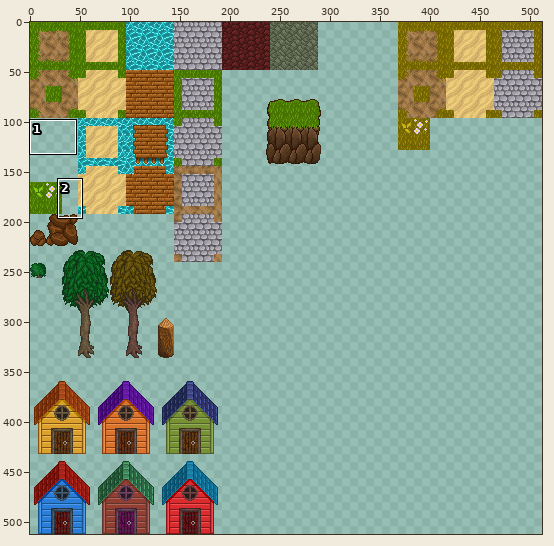
Sprite sheet -- assets/tilesets/Tileset.png. The picture above shows the old version from afar; the outline marks the close-up.
Close-up. Earlier state:
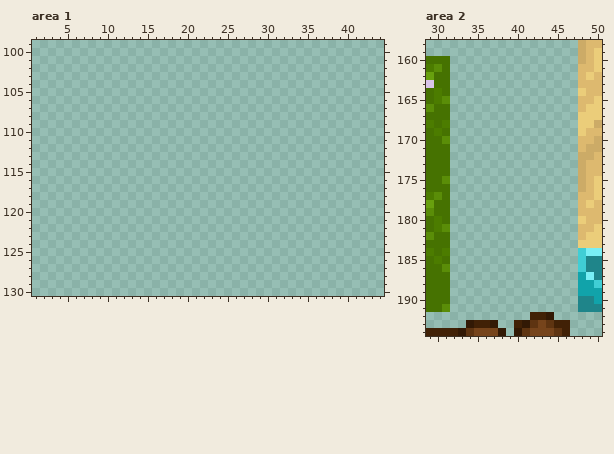
The file is 512x512 pixels. Pixels under 10% opacity are left out. Colours within 5 levels of each other are drawn and written as one. Shown: area 1: x 1..44, y 99..130; area 2: x 29..50, y 158..194. The commit also changed other parts of the picture, which this record leaves out.
And afterwards:
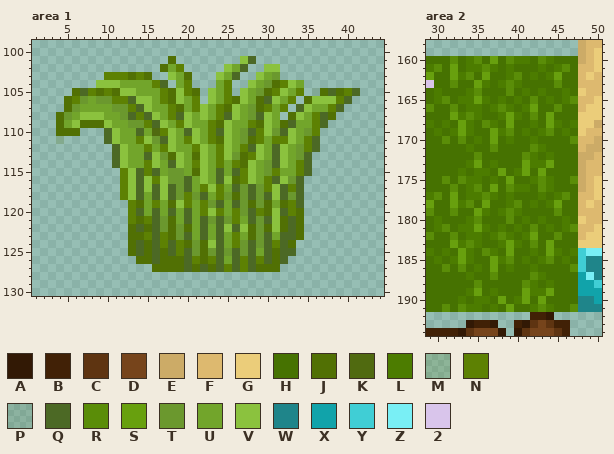
Palette (. is transparent): A #321905  B #412106  C #5e3411  D #76441b  E #ccab67  F #ddb96f  G #ebcd7a  H #467201  J #517004  K #506a10  L #4c7c00  M #5d810328  N #5d8103  P #4c692523  Q #4c6925  R #5a8d08  S #68a00e  T #6b982e  U #72a52b  V #8bc23e  W #1f858a  X #11a3aa  Y #40ced5  Z #79eff5  2 #d9c5eb
From old to new:
--- area 1
@@ x 1..44 @@
 100 ............................................
-101 ............................................
-102 ............................................
-103 ............................................
-104 ............................................
-105 ............................................
-106 ............................................
-107 ............................................
-108 ............................................
-109 ............................................
-110 ............................................
-111 ............................................
-112 ............................................
-113 ............................................
-114 ............................................
-115 ............................................
-116 ............................................
-117 ............................................
-118 ............................................
-119 ............................................
-120 ............................................
-121 ............................................
-122 ............................................
-123 ............................................
-124 ............................................
-125 ............................................
-126 ............................................
-127 ............................................
+101 .................J........VQ................
+102 ................JUN.....VUQ..VV.............
+103 .........NNNJNJ..VUJ...VUQ..VUT.............
+104 ........VVVUUUUNQ.UN...UN..VUTJNVU..........
+105 .....JQNJNJVVUUUNJVNJ.VUN.VUTJNVUN.PJQJNQ...
+106 ....JNTUTTNNQVVUNJVUN.VUNJVUJQVUN.JVVVNQ....
+107 ....JTUUUUTTNQVUUNJUNVUNJVUTJNUN.QVUUNQ.....
+108 ...JTUVVVUUTQNQVUNQVUVUNQVUTQVU.JVUNQJ......
+109 ...JUVJJJVUUTTNQVUNVUUNJVUUNJVUJQUUNQ.......
+110 ...JJJ...QVUUQUKNVUQVUNQVUTQNVTQVUTN........
+111 ...M.....QVUUNVTQVUNVUNJVUTJNUNNVUNQ........
+112 ..........QVUUNUNVUUNVUNVUNQVUQVUTNQ........
+113 ..........QVUUQVTJVUJVUNVTJNVUQVUTQ.........
+114 ..........QVUUNVUQVUNVUNUNJVUTQVUNQ.........
+115 ...........NVQNQUTTUJVUQUQNVUTNUUNQ.........
+116 ...........NVQVNVTTQUVUQVJNVUNQVTQ..........
+117 ...........NVQVQVQTQUNVNUQTQTNVQNQ..........
+118 ...........NVQUQVQTNTQUNTJTQTQVQTQ..........
+119 ............NJUNUJVNUNTQUQTJTJUJNQ..........
+120 ............NQUQUQUQUNVNUNTQNJVQNJ..........
+121 ............NJNQTJUQUQTQTNUQTQVJQJ..........
+122 ............JQJQTJTJUQUQVQVJTJVJQJ..........
+123 ............JJNQNJTQUQUQUNUJTQUQQJ..........
+124 ............JQJQNQNJTJVQUNTQTQNQJ...........
+125 ............JQJQJQNQTJTQTQTQUQJQQ...........
+126 .............JJQJJJQNJNQUQNQNQJQ............
+127 ...............JJJJQJQJQNQNQJJJ.............
 128 ............................................
--- area 2
@@ x 29..50 @@
 159 ...................EFG
-160 HHH................EFG
-161 LRH................FFG
-162 SHH................FGF
-163 2HH................FFF
-164 HLH................GFF
-165 HLR................FFG
-166 RHH................FGG
-167 HHH................GGG
-168 LHL................GGE
-169 HLH................GFF
-170 HHR................FFE
-171 HHH................FEE
-172 HHH................EEF
-173 HHH................EFF
-174 HHH................EFF
-175 HHR................EFG
-176 HHH................EFG
-177 LRH................FFG
-178 SHH................FGF
-179 RHH................FFF
-180 HLH................GFF
-181 HLR................FFG
-182 RHH................FGG
-183 HHH................GGG
-184 LHL................YZZ
-185 HLH................YWW
-186 HHR................YWW
-187 HHH................XZW
-188 HHH................XXY
-189 HHH................XXX
-190 HHH................WWX
-191 HHR................WWW
+160 HHHRHLRHSHRLLHRLHHHEFG
+161 LRHSHLLRLHLHHHLHLRHFFG
+162 SHHSLRHSHHLRHLHLSHHFGF
+163 2HHRHHSLHLRLHHHHRHHFFF
+164 HLHHHLRHHHRHLHLHHLHGFF
+165 HLRHLLSLHLHLHRHLHLRFFG
+166 RHHRHLLHLRLHLSHHRHHFGG
+167 HHHSLRLHHLSLHRHSHHHGGG
+168 LHLHSLHRLHSHHLHSLHLGGE
+169 HLHLSLHHSLRHLHLRHLHGFF
+170 HHRHRHLHSHLHHLHHHHRFFE
+171 HHHHHLHHRHHHHRLHHHHFEE
+172 HHHHHHRHHHHHRLHLHHHEEF
+173 HHHHHLSHLHHHSLLSHHHEFF
+174 HHHHLHLLHSHLSHSHHHHEFF
+175 HHRHRLLHLHSHHLRLHHREFG
+176 HHHRHLRHSHRLLHRLHHHEFG
+177 LRHSHLLRLHLHHHLHLRHFFG
+178 SHHSLRHSHHLRHLHLSHHFGF
+179 RHHRHHSLHLRLHHHHRHHFFF
+180 HLHHHLRHHHRHLHLHHLHGFF
+181 HLRHLLSLHLHLHRHLHLRFFG
+182 RHHRHLLHLRLHLSHHRHHFGG
+183 HHHSLRLHHLSLHRHSHHHGGG
+184 LHLHSLHRLHSHHLHSLHLYZZ
+185 HLHLSLHHSLRHLHLRHLHYWW
+186 HHRHRHLHSHLHHLHHHHRYWW
+187 HHHHHLHHRHHHHRLHHHHXZW
+188 HHHHHHRHHHHHRLHLHHHXXY
+189 HHHHHLSHLHHHSLLSHHHXXX
+190 HHHHLHLLHSHLSHSHHHHWWX
+191 HHRHRLLHLHSHHLRLHHRWWW
 192 .............BBA......
Changed places in both close-ups, as pixel boxes (x1, y1, x2, y2):
added: (56, 56, 360, 272)
added: (450, 56, 578, 312)
